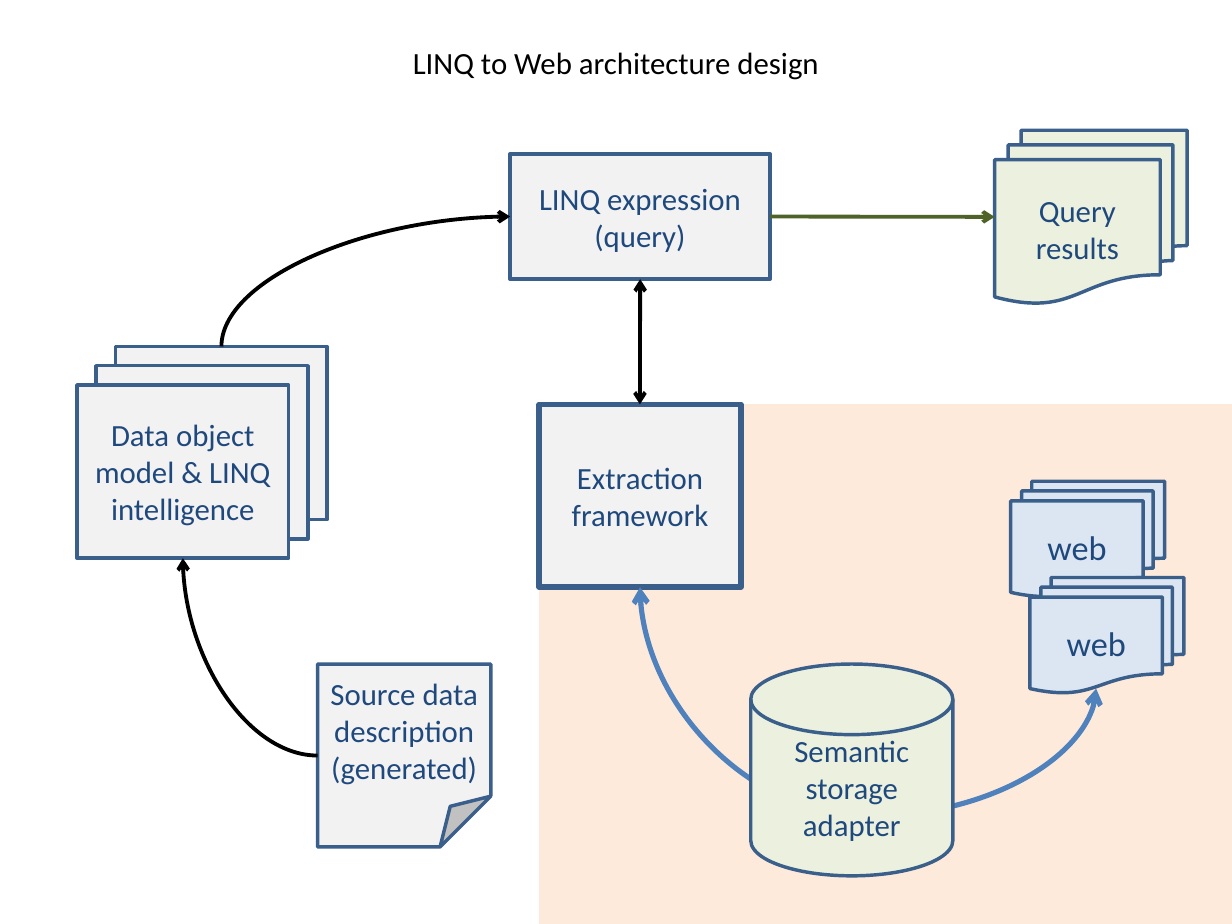
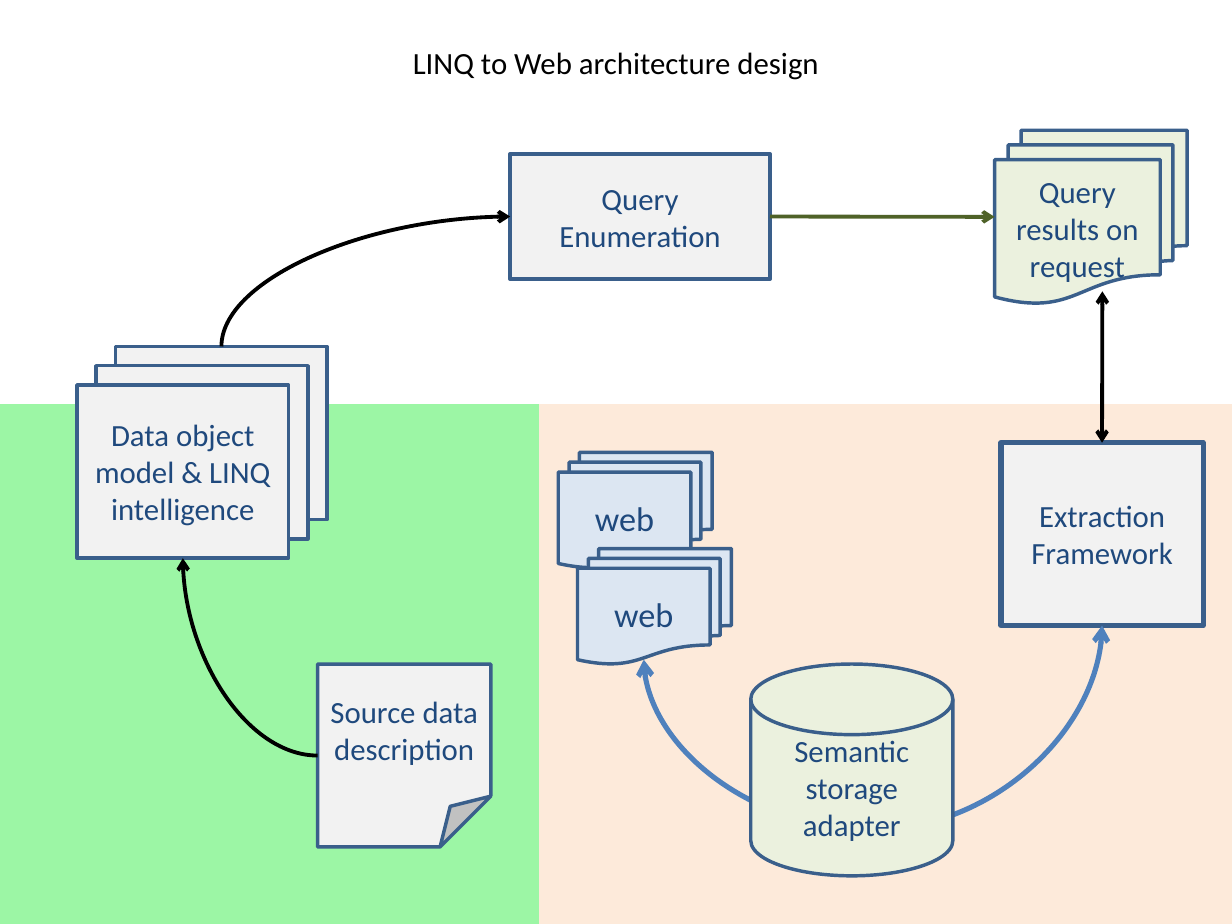
Before and after one commit to ARLM-Attic/linq2web, a slide deck: slide 2 of Documentation/diagrams.pptx. Drawn at 1232x924 pixels with LibreOffice and Linux fonts; fonts in the diff are those of the drawing. Boxes give left, top, right and bottom in pixels: in the first picture for what was removed or moved away, otherwise in the second. Text is boxed around its words. In the diff, an @@ line names an element or a change of style, - is before the commit and + after.

```diff
--- a/Documentation/diagrams.pptx
+++ b/Documentation/diagrams.pptx
@@ text in rectangle at [559,190,720,248]: text changed @@
-LINQ expression
-(query)
+Query Enumeration
@@ text in flow chart multidocument at [1016,183,1138,285]: text changed @@
-Query results
+Query results on request
@@ double arrow moved from (641, 280) - (639, 404) to (1103, 291) - (1103, 442) @@
@@ rectangle added at [0,404,538,924], fill #9CF6A5 @@
@@ rectangle "Extraction Framework": place and size @@
-rectangle "Extraction Framework" at [538,404,740,586]
+rectangle "Extraction Framework" at [1002,442,1204,625]
@@ flow chart multidocument "web": place and size @@
-flow chart multidocument "web" at [1010,482,1164,598]
+flow chart multidocument "web" at [558,452,712,568]
@@ text in rectangle at [1031,505,1172,564]: text changed @@
-Extraction framework
+Extraction Framework
@@ flow chart multidocument "web": place and size @@
-flow chart multidocument "web" at [1030,578,1184,694]
+flow chart multidocument "web" at [578,548,732,664]
@@ curved double arrow moved from (641, 588) - (1096, 689) to (1103, 626) - (644, 660) @@
@@ text in folded corner at [331,756,477,785]: paragraph removed @@
-(generated)
```
Also in this commit, not shown: 2 other slides changed, 1 slide added, 22 other files.
